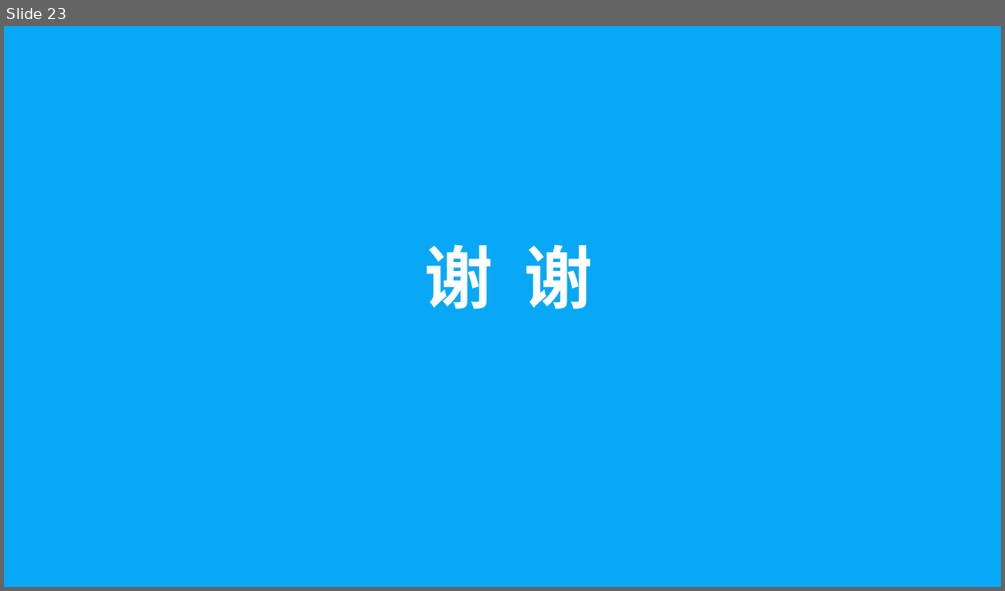
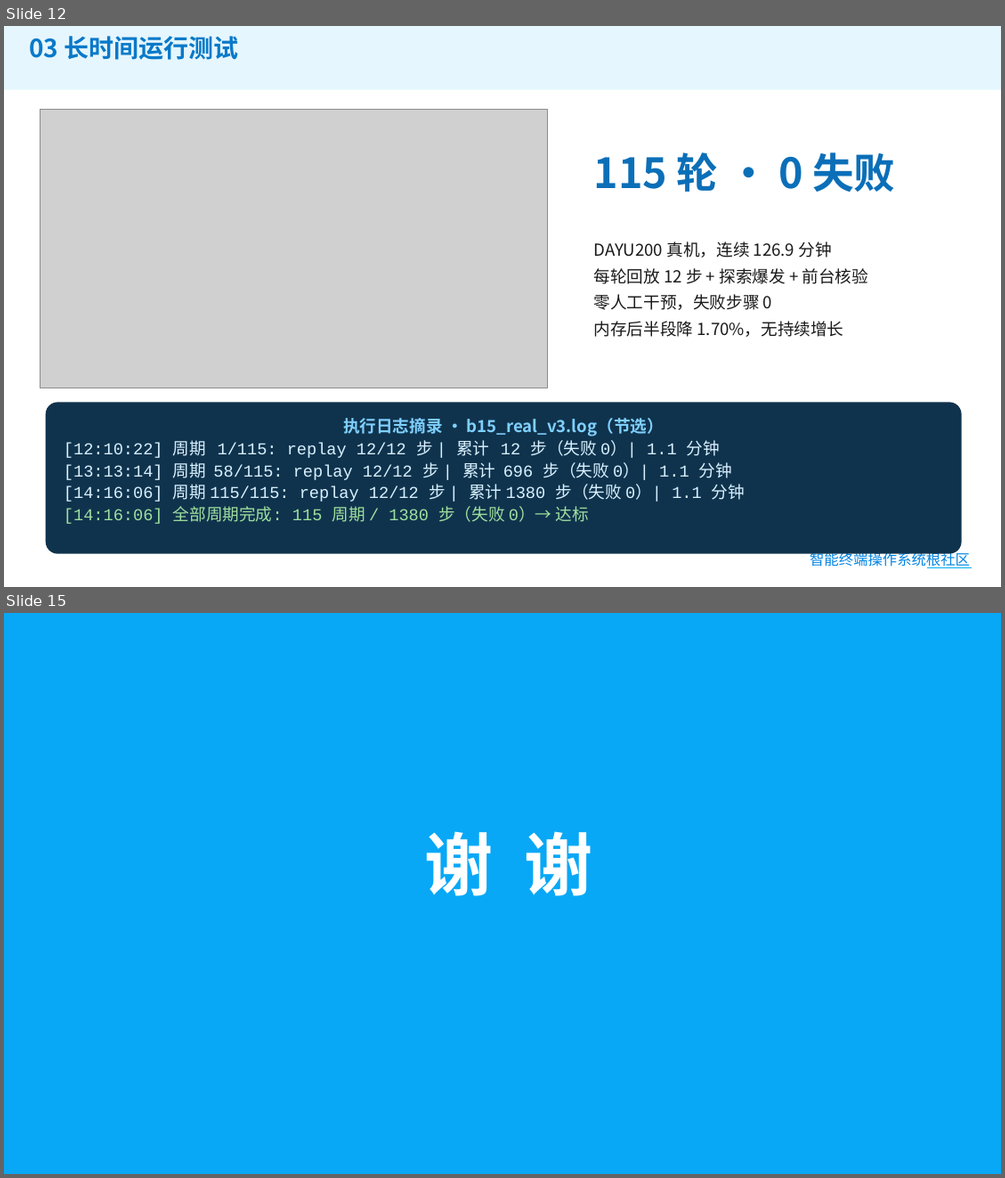
Before and after one commit to gema-secure/ohauto, a slide deck: 提交材料/03-答辩PPT.pptx. Shown one above the other, each under a label of ours: slide 23 before the commit, slides 12 and 15 after it; the slides between them are not shown. The pictures are 1005x591 and 1005x1178 pixels, drawn with LibreOffice and Linux fonts; fonts in the diff are those of the drawing; grey boxes stand for pictures; background and template pictures are left out. Boxes give left, top, right and bottom in pixels: in the first picture for what was removed or moved away, otherwise in the second. Text is boxed around its words. In the diff, an @@ line names an element or a change of style, - is before the commit and + after.

```diff
--- a/提交材料/03-答辩PPT.pptx
+++ b/提交材料/03-答辩PPT.pptx
@@ slide 12 added at <box>4,26,1001,587</box>, background #FFFFFF @@
@@ rectangle added at <box>4,26,1001,89</box>, fill #08A8F6 at 10% opacity @@
@@ text added at <box>29,36,238,60</box>, 24 pt, text #0879C9, bold @@
+03 长时间运行测试
@@ picture added at <box>40,109,548,388</box> @@
@@ text added at <box>594,152,895,192</box>, 40 pt, text #0B6FB8, bold @@
+115 轮 · 0 失败
@@ text added at <box>594,241,869,337</box>, 16 pt, text #1A1A1A @@
+DAYU200 真机，连续 126.9 分钟
+每轮回放 12 步 + 探索爆发 + 前台核验
+零人工干预，失败步骤 0
+内存后半段降 1.70%，无持续增长
@@ rounded rectangle added at <box>46,402,962,554</box>, fill #10334D, 16 pt, text #D8F1FF @@
+执行日志摘录 · b15_real_v3.log（节选）
+[12:10:22] 周期 1/115: replay 12/12 步 | 累计 12 步（失败 0）| 1.1 分钟
+[13:13:14] 周期 58/115: replay 12/12 步 | 累计 696 步（失败 0）| 1.1 分钟
+[14:16:06] 周期 115/115: replay 12/12 步 | 累计 1380 步（失败 0）| 1.1 分钟
+[14:16:06] 全部周期完成: 115 周期 / 1380 步（失败 0）→ 达标
@@ text added at <box>809,550,970,570</box>, 14 pt, text gradient #0284E2 to #00B050 @@
+智能终端操作系统根社区
@@ line added from (928, 567) to (971, 567), #00B0F0 1.5 pt @@
@@ what was slide 23 is now slide 15 @@
```
Also in this commit, not shown: 2 slides changed, 11 other slides added, 20 slides removed, 1 other file.
